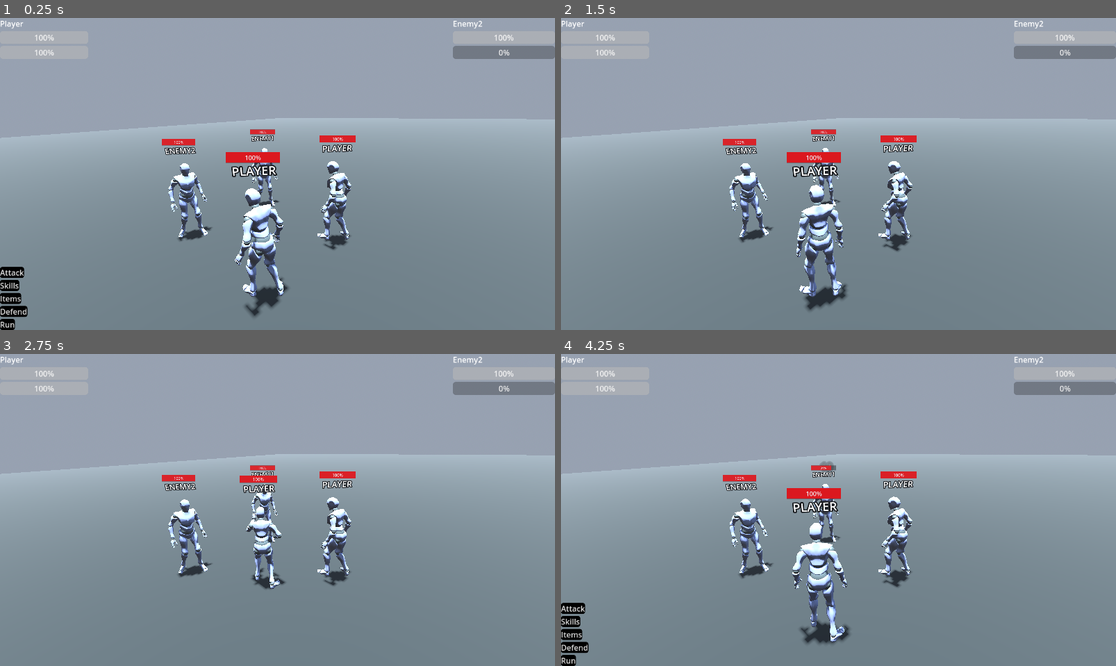
Above: before the commit, frames 1-4 (two rows, left to right).
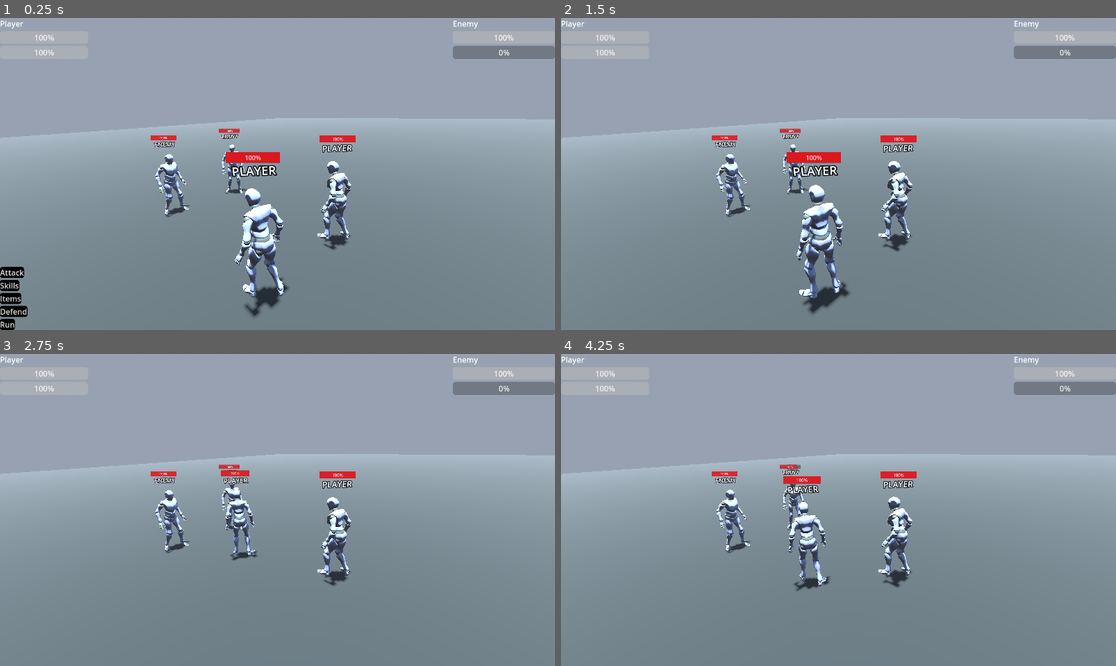
Above: after the commit, the same moments.

Repository: Cute-Fame-Studio/3D-TurnBasedCombat
Game: Godot game, scene res://maps/battle_scenes/test.tscn
Same seed, same stepped clock (60 frames per second), same inputs: the game is played once before the commit and once after it.
Inputs (mouse positions are in pixels of both pictures, inside the frame that each line leads up to):
- Up to frame 1 (0.25 s): no input
- Up to frame 2 (1.5 s): click "Attack" at 0.5 s; tap Enter (Confirm) at 1.25 s; move the mouse to (960, 158) at 1.27 s; hold Right (ui_right) from 1.28 s (still down); hold Enter (Confirm) from 1.28 s (still down); click (960, 158) at 1.42 s
- Up to frame 3 (2.75 s): release Right (ui_right) at 2 s; release Enter (Confirm) at 2 s; drag from (166, 525) to (249, 572) at 2.02 s
- Up to frame 4 (4.25 s): move the mouse to (894, 441) at 2.77 s; hold Right (ui_right) 2.78-3.5 s; hold Enter (Confirm) 2.78-3.5 s; drag from (810, 572) to (672, 463) at 3.52 s

The runs differ from the first frame. In frame 1, 2.1% of the frame differs, in the area x 27-87%, y 0-72%; in frame 2, 3.1%; in frame 3, 3.7%; in frame 4, 5.7%, in the area x 0-87%, y 0-100%.

Commit message:
Implement troop system with formations and enemy spawning mechanics

Diff:
--- a/battle-manager/battlemanager.gd
+++ b/battle-manager/battlemanager.gd
@@ -67,6 +67,15 @@
 ## Remove defeated enemies entirely from the battle scene.
 ## Instant turning skips turn animations for immediate rotation.
 
+# Troop System
+@export_group("Troop System", "troop")
+@export var active_troop: Troops = null
+@export var enemy_markers: Node3D = null  # Reference to parent node containing Marker3D nodes for formation positions
+@export var use_procedural_formation: bool = true
+## Active troop to spawn. If set, will override manual enemy placement.
+## Reference to the parent node containing Marker3D children for custom formations.
+## If true, positions will be calculated procedurally based on formation type.
+
 # Helper function to get animation name from dictionary
 func get_animation(animation_type: String) -> String:
 	if animation_dictionary.has(animation_type):
@@ -74,6 +83,189 @@
 	else:
 		print("Warning: Animation type '", animation_type, "' not found in dictionary, using idle1")
 		return "idle1"
+
+# Helper function to calculate enemy positions based on formation
+func get_formation_position(enemy_index: int, total_enemies: int, formation: int, base_marker: Marker3D = null) -> Vector3:
+	var base_position = Vector3.ZERO
+	var base_y = 0.261  # Default Y position (matches ally height)
+	var base_x = 0.0
+	var base_z = 0.0
+	var use_marker = base_marker != null
+
+	# Use base marker's position if provided
+	if use_marker:
+		base_x = base_marker.global_position.x
+		base_z = base_marker.global_position.z
+		base_y = base_marker.global_position.y
+
+	match formation:
+		Troops.Formation.FRONT_ROW:
+			# Horizontal line formation (centered on marker or default)
+			var spacing = 2.0
+			var start_x = -(total_enemies - 1) * spacing / 2.0
+			var offset_z = 0.0 if use_marker else 5.0
+			return Vector3(base_x + start_x + enemy_index * spacing, base_y, base_z + offset_z)
+
+		Troops.Formation.TRIANGLE:
+			# Triangle formation - rows get wider
+			var row = int(sqrt(enemy_index))
+			var pos_in_row = enemy_index - (row * (row + 1) / 2)
+			var spacing = 2.0
+			var row_width = (row + 1) * spacing
+			var start_x = -row_width / 2.0
+			var z_offset = (0.0 if use_marker else 5.0) - (row * 1.5)
+			return Vector3(base_x + start_x + pos_in_row * spacing, base_y, base_z + z_offset)
+
+		Troops.Formation.CIRCLE_PLAYER:
+			# Circle formation around marker or player (at origin)
+			var angle = (TAU / total_enemies) * enemy_index
+			var radius = 5.0
+			var center_z = base_z + (0.0 if use_marker else 5.0)
+			return Vector3(base_x + cos(angle) * radius, base_y, center_z + sin(angle) * radius)
+
+		Troops.Formation.CUSTOM_MARKERS:
+			# Will use marker positions instead
+			return base_position
+
+		_:
+			return base_position
+
+# Spawn enemies from troop data
+func spawn_troop(troop: Troops, parent_node: Node3D = self) -> void:
+	if not troop or not troop.enemy_group or troop.enemy_group.enemy_scenes.is_empty():
+		push_error("Invalid troop or no enemy group/scenes defined!")
+		return
+
+	print("Spawning troop: ", troop.troop_name)
+	print("Enemy scenes: ", troop.enemy_group.enemy_scenes.size())
+
+	# Try to find FRONTROW marker for base positioning
+	var front_row_marker: Marker3D = null
+	for node in get_tree().get_nodes_in_group("FRONTROW"):
+		if node is Marker3D:
+			front_row_marker = node
+			break
+
+	if not front_row_marker:
+		print("FRONTROW marker not found, using default center position")
+	else:
+		print("Using FRONTROW marker at position: ", front_row_marker.global_position)
+
+	var loaded_scenes = troop.get_enemy_scenes()
+	var marker_index = 0
+
+	for i in range(loaded_scenes.size()):
+		var enemy_scene = loaded_scenes[i]
+		if not enemy_scene:
+			push_warning("Failed to load enemy scene at index ", i)
+			continue
+
+		var enemy = enemy_scene.instantiate()
+		if not enemy is Battler:
+			push_warning("Enemy scene is not a Battler at index ", i, " in group: ", troop.enemy_group.group_name)
+			enemy.queue_free()
+			continue
+
+		# Calculate position based on formation
+		var spawn_position: Vector3
+
+		if troop.formation == Troops.Formation.CUSTOM_MARKERS:
+			# Use Marker3D positions if available
+			if enemy_markers and marker_index < enemy_markers.get_child_count():
+				spawn_position = enemy_markers.get_child(marker_index).global_position
+				marker_index += 1
+			else:
+				spawn_position = get_formation_position(i, loaded_scenes.size(), Troops.Formation.FRONT_ROW, front_row_marker)
+				push_warning("Custom marker formation requested but no markers found, using front row fallback")
+		else:
+			spawn_position = get_formation_position(i, loaded_scenes.size(), troop.formation, front_row_marker)
+
+		# Set enemy position
+		enemy.global_position = spawn_position
+
+		# Face enemy toward player (negative Z direction)
+		# Calculate angle to face player at origin
+		var direction_to_player = Vector3.ZERO - spawn_position
+		enemy.rotation.y = atan2(direction_to_player.x, direction_to_player.z)
+
+		# Add to scene
+		parent_node.add_child(enemy)
+
+		# Add to enemies group
+		enemy.add_to_group("enemies")
+
+		# Apply troop-wide damage reduction if applicable
+		if troop.damage_reduction != 1.0:
+			enemy.damage_multiplier = troop.damage_reduction
+
+		print("Spawned enemy at index ", i, ": ", enemy.character_name, " at position ", spawn_position)
+
+# Spawn additional enemies during battle (for troop-to-troop battles that continue)
+func spawn_reinforcements(troop: Troops, parent_node: Node3D = self) -> void:
+	if not troop or not troop.enemy_group or troop.enemy_group.enemy_scenes.is_empty():
+		push_error("Invalid troop or no enemy group/scenes defined!")
+		return
+
+	print("Spawning reinforcements: ", troop.troop_name)
+
+	# Try to find FRONTROW marker for base positioning
+	var front_row_marker: Marker3D = null
+	for node in get_tree().get_nodes_in_group("FRONTROW"):
+		if node is Marker3D:
+			front_row_marker = node
+			break
+
+	var loaded_scenes = troop.get_enemy_scenes()
+	var current_enemy_count = enemies.size()
+
+	for i in range(loaded_scenes.size()):
+		var enemy_scene = loaded_scenes[i]
+		if not enemy_scene:
+			push_warning("Failed to load enemy scene at index ", i)
+			continue
+
+		var enemy = enemy_scene.instantiate()
+		if not enemy is Battler:
+			push_warning("Enemy scene is not a Battler at index ", i, " in group: ", troop.enemy_group.group_name)
+			enemy.queue_free()
+			continue
+
+		# Calculate position based on formation
+		var spawn_position = get_formation_position(current_enemy_count + i, current_enemy_count + loaded_scenes.size(), troop.formation, front_row_marker)
+
+		# Set enemy position
+		enemy.global_position = spawn_position
+
+		# Face enemy toward player (negative Z direction)
+		# Calculate angle to face player at origin
+		var direction_to_player = Vector3.ZERO - spawn_position
+		enemy.rotation.y = atan2(direction_to_player.x, direction_to_player.z)
+
+		# Add to scene
+		parent_node.add_child(enemy)
+
+		# Add to enemies group
+		enemy.add_to_group("enemies")
+
+		# Add to enemies array
+		enemies.append(enemy)
+
+		# Add to turn order
+		turn_order.append(enemy)
+
+		# Apply troop-wide damage reduction if applicable
+		if troop.damage_reduction != 1.0:
+			enemy.damage_multiplier = troop.damage_reduction
+
+		# Connect damage signal
+		if not enemy.anim_damage.is_connected(_on_anim_damage):
+			enemy.anim_damage.connect(_on_anim_damage)
+
+		# Set battle idle state
+		enemy.battle_idle()
+		hud.on_start_combat(enemy)
+
+		print("Spawned reinforcement: ", enemy.character_name, " at position ", spawn_position)
 
 # Helper function to clean up defeated enemies
 func cleanup_defeated_enemies():
@@ -107,6 +299,12 @@
 		return
 	hud.action_selected.connect(_on_action_selected)
 	hud.menu_opened.connect(_do_menu_selection)
+
+	# Spawn troop if active_troop is set
+	if active_troop:
+		print("Active troop detected: ", active_troop.troop_name)
+		spawn_troop(active_troop, self)
+
 	for player in players:
 		if not player.anim_damage.is_connected(_on_anim_damage):
 			player.anim_damage.connect(_on_anim_damage)
--- /dev/null
+++ b/battle-manager/enemy.tscn
@@ -0,0 +1,45 @@
+[gd_scene load_steps=6 format=3 uid="uid://bmu11p8vvo71p"]
+
+[ext_resource type="PackedScene" uid="uid://bcqxqucgohr4x" path="res://battle-manager/allies/y_bot-ally.tscn" id="1_yb6qq"]
+[ext_resource type="Script" uid="uid://d2mintfjxyqei" path="res://BattlerStats.gd" id="2_abxtc"]
+
+[sub_resource type="Resource" id="Resource_pggsg"]
+script = ExtResource("2_abxtc")
+character_name = "Enemy"
+metadata/_custom_type_script = "uid://d2mintfjxyqei"
+
+[sub_resource type="ViewportTexture" id="ViewportTexture_4gyqm"]
+viewport_path = NodePath("DamageIndicator/DamageIndicator")
+
+[sub_resource type="ViewportTexture" id="ViewportTexture_qi2p4"]
+viewport_path = NodePath("HealthBar/SubViewport")
+
+[node name="Enemy" instance=ExtResource("1_yb6qq")]
+stats = SubResource("Resource_pggsg")
+team = 1
+
+[node name="GeneralSkeleton" parent="Armature" index="0"]
+bones/0/position = Vector3(-0.0017119393, 0.9463986, -0.087445915)
+bones/1/rotation = Quaternion(-1.5308156e-05, 0.01583408, -0.0012270863, 0.9998739)
+bones/2/rotation = Quaternion(0.02301413, 0.015911365, 0.0027388267, 0.9996048)
+bones/3/rotation = Quaternion(-0.045068186, 0.0152217485, -0.009950133, 0.9988184)
+bones/4/rotation = Quaternion(0.022309057, -0.047138598, 0.0070193564, 0.99861455)
+bones/5/rotation = Quaternion(0.01499479, 0.045454368, -0.0048674233, 0.998842)
+bones/8/rotation = Quaternion(0.016108433, 0.8153838, -0.53816235, -0.21277031)
+bones/9/rotation = Quaternion(0.31069562, -0.6345554, 0.35013422, 0.614991)
+bones/10/rotation = Quaternion(-0.09396038, 0.6163155, 0.012964428, 0.78176636)
+bones/32/rotation = Quaternion(0.062504366, 0.7945442, -0.57565796, 0.18278584)
+bones/33/rotation = Quaternion(0.2933226, 0.6434761, -0.33055708, 0.62500584)
+bones/34/rotation = Quaternion(-0.08720445, -0.5709572, -0.053365737, 0.8145891)
+bones/55/rotation = Quaternion(-0.0004829365, 0.3390976, 0.9397295, -0.043830123)
+bones/56/rotation = Quaternion(0.00051486224, 0.9674287, -0.25304744, -0.0069642295)
+bones/57/rotation = Quaternion(-0.027444124, 0.69867694, -0.71450436, 0.024102258)
+bones/60/rotation = Quaternion(0.0011318345, 0.16462722, 0.98550755, 0.040883273)
+bones/61/rotation = Quaternion(-0.0005259753, 0.96598256, -0.2585089, 0.0071145296)
+bones/62/rotation = Quaternion(-0.13364375, 0.5386045, -0.7825855, -0.2821429)
+
+[node name="DamageIndicatorSprite" parent="DamageIndicator" index="1"]
+texture = SubResource("ViewportTexture_4gyqm")
+
+[node name="BattlerHealthBar" parent="HealthBar" index="0"]
+texture = SubResource("ViewportTexture_qi2p4")
--- a/battle-manager/scripts/battler_scripts/battler.gd
+++ b/battle-manager/scripts/battler_scripts/battler.gd
@@ -512,20 +512,8 @@
 		print("Target is close enough, no walking needed")
 		return false
 
-	# Check if we can actually move (Area3D collision detection)
-	var space_state = get_world_3d().direct_space_state
-	var query = PhysicsRayQueryParameters3D.create(global_position, target.global_position)
-	query.exclude = [self]  # Don't collide with self
-	var result = space_state.intersect_ray(query)
-
-	if result and result.collider != target:
-		print("Path blocked, cannot walk to target")
-		return false
-
 	# Store original position for return
-	original_position = global_position
-
-	# Calculate target position (move closer to target)
+	original_position = global_position	# Calculate target position (move closer to target)
 	var direction = (target.global_position - global_position).normalized()
 	walk_target_position = target.global_position - direction * walking_distance
 
--- /dev/null
+++ b/database/troops/enemy_group.gd
@@ -0,0 +1,8 @@
+class_name EnemyGroup
+extends Resource
+
+## Resource class for storing a group/set of enemy scenes
+## Used by the Troops resource to organize enemies into logical groups
+
+@export var group_name: String = ""
+@export var enemy_scenes: Array[PackedScene] = []  # Array of enemy scenes (PackedScene objects)
--- a/database/troops/test_troop.tres
+++ b/database/troops/test_troop.tres
@@ -1,3 +1,17 @@
-[gd_resource type="Resource" format=3 uid="uid://d0noky2jlhk4u"]
+[gd_resource type="Resource" script_class="Troops" load_steps=5 format=3 uid="uid://d0noky2jlhk4u"]
+
+[ext_resource type="Script" uid="uid://bqvsfh10bn27f" path="res://database/troops/enemy_group.gd" id="1_6o0q3"]
+[ext_resource type="Script" uid="uid://rub0awaryv0r" path="res://database/troops/troops_template.gd" id="1_abc12"]
+[ext_resource type="PackedScene" uid="uid://bmu11p8vvo71p" path="res://battle-manager/enemy.tscn" id="1_tl6uc"]
+
+[sub_resource type="Resource" id="Resource_tl6uc"]
+script = ExtResource("1_6o0q3")
+group_name = "Test"
+enemy_scenes = Array[PackedScene]([ExtResource("1_tl6uc"), ExtResource("1_tl6uc")])
+metadata/_custom_type_script = "uid://bqvsfh10bn27f"
 
 [resource]
+script = ExtResource("1_abc12")
+troop_name = "Test Troop"
+troop_description = "A test troop for demonstration"
+enemy_group = SubResource("Resource_tl6uc")
--- a/database/troops/troops_template.gd
+++ b/database/troops/troops_template.gd
@@ -2,7 +2,43 @@
 extends Resource
 
 
+enum Formation {
+	FRONT_ROW,
+	TRIANGLE,
+	CIRCLE_PLAYER,
+	CUSTOM_MARKERS
+}
+
 @export var troop_name: String = ""
 @export var troop_description: String = ""
-# @export Array buffs_on_spawn
-@export var damage_reduction: float = 1.0 # Remove this?
+@export var enemy_group: EnemyGroup = null  # Use EnemyGroup resource instead of Array[String]
+@export var formation: Formation = Formation.FRONT_ROW
+@export var damage_reduction: float = 1.0
+
+# Helper function to get the array of loaded enemy scenes
+func get_enemy_scenes() -> Array:
+	if not enemy_group:
+		push_warning("No enemy group assigned to troop: ", troop_name)
+		return []
+
+	var loaded_scenes: Array = []
+	for scene in enemy_group.enemy_scenes:
+		if scene:
+			loaded_scenes.append(scene)
+		else:
+			push_warning("Null enemy scene in group: ", enemy_group.group_name)
+	return loaded_scenes
+
+# Get formation display name
+func get_formation_name() -> String:
+	match formation:
+		Formation.FRONT_ROW:
+			return "Front Row"
+		Formation.TRIANGLE:
+			return "Triangle"
+		Formation.CIRCLE_PLAYER:
+			return "Circle Around Player"
+		Formation.CUSTOM_MARKERS:
+			return "Custom Markers"
+		_:
+			return "Unknown"
--- a/maps/battle_scenes/test.tscn
+++ b/maps/battle_scenes/test.tscn
@@ -1,7 +1,8 @@
-[gd_scene load_steps=17 format=3 uid="uid://b56ncgnrwugct"]
+[gd_scene load_steps=16 format=3 uid="uid://b56ncgnrwugct"]
 
 [ext_resource type="PackedScene" uid="uid://bcqxqucgohr4x" path="res://battle-manager/allies/y_bot-ally.tscn" id="1_2aqym"]
 [ext_resource type="PackedScene" uid="uid://bvhah4cfn4txb" path="res://battle-manager/BattleManager.tscn" id="1_t14x8"]
+[ext_resource type="Resource" uid="uid://d0noky2jlhk4u" path="res://database/troops/test_troop.tres" id="3_yxp8s"]
 [ext_resource type="Resource" uid="uid://w5n4kf04c1fp" path="res://database/skills/normal_attack.tres" id="4_q6nlu"]
 [ext_resource type="Script" uid="uid://d2mintfjxyqei" path="res://BattlerStats.gd" id="4_xecl5"]
 [ext_resource type="Script" uid="uid://m02b4cy78or" path="res://database/items/items_template.gd" id="5_xecl5"]
@@ -50,19 +51,10 @@
 })
 metadata/_custom_type_script = "uid://c2j4t3rigq4gk"
 
-[sub_resource type="Resource" id="Resource_o35h0"]
-script = ExtResource("4_xecl5")
-character_name = "Enemy1"
-metadata/_custom_type_script = "uid://d2mintfjxyqei"
-
-[sub_resource type="Resource" id="Resource_q6nlu"]
-script = ExtResource("4_xecl5")
-character_name = "Enemy2"
-metadata/_custom_type_script = "uid://d2mintfjxyqei"
-
 [node name="Battle-Manager" instance=ExtResource("1_t14x8")]
 default_attack = ExtResource("4_q6nlu")
 mouse_input_toggle = false
+active_troop = ExtResource("3_yxp8s")
 
 [node name="Control" parent="BattleHUD" index="0"]
 mouse_filter = 1
@@ -99,17 +91,10 @@
 stats = SubResource("Resource_yxp8s")
 inventory = SubResource("Resource_4yi8j")
 
-[node name="Enemy1" parent="." index="5" instance=ExtResource("1_2aqym")]
-transform = Transform3D(-0.9326517, 0, 0.36077818, 0, 1, 0, -0.36077818, 0, -0.9326517, -1.09563, 0.260986, 1.38908)
-stats = SubResource("Resource_o35h0")
-team = 1
-
-[node name="Enemy2" parent="." index="6" instance=ExtResource("1_2aqym")]
-transform = Transform3D(-1, 0, -8.74228e-08, 0, 1, 0, 8.74228e-08, 0, -1, 1.12607, 0.260986, 1.38908)
-stats = SubResource("Resource_q6nlu")
-team = 1
-
-[node name="Camera3D" type="Camera3D" parent="." index="7"]
+[node name="Camera3D" type="Camera3D" parent="." index="5"]
 transform = Transform3D(-0.730587, -0.228461, 0.643466, -0.0331128, 0.953111, 0.300804, -0.682016, 0.198457, -0.703896, 2.48554, 3.00572, -3.08627)
 
+[node name="FRONTROW" type="Marker3D" parent="." index="6" groups=["FRONTROW"]]
+transform = Transform3D(1, 0, 0, 0, 1, 0, 0, 0, 1, 0, 0.22, 3)
+
 [editable path="BattleHUD"]
--- a/project.godot
+++ b/project.godot
@@ -54,6 +54,7 @@
 [global_group]
 
 battler_data=""
+FRONTROW=""
 
 [input]
 
Not shown, added: database/troops/enemy_group.gd.uid
Not shown, changed: docs/troops.txt
